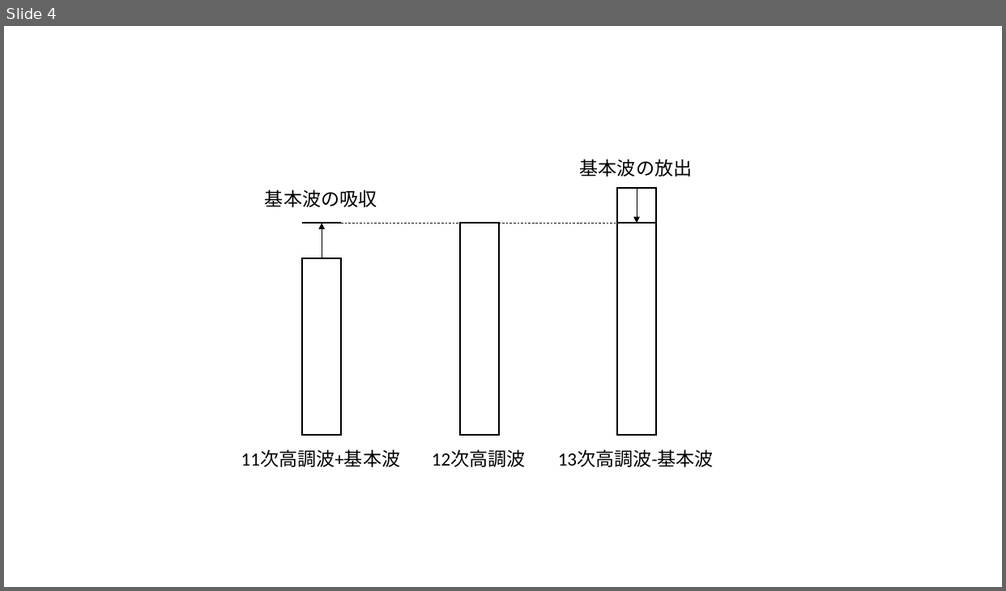
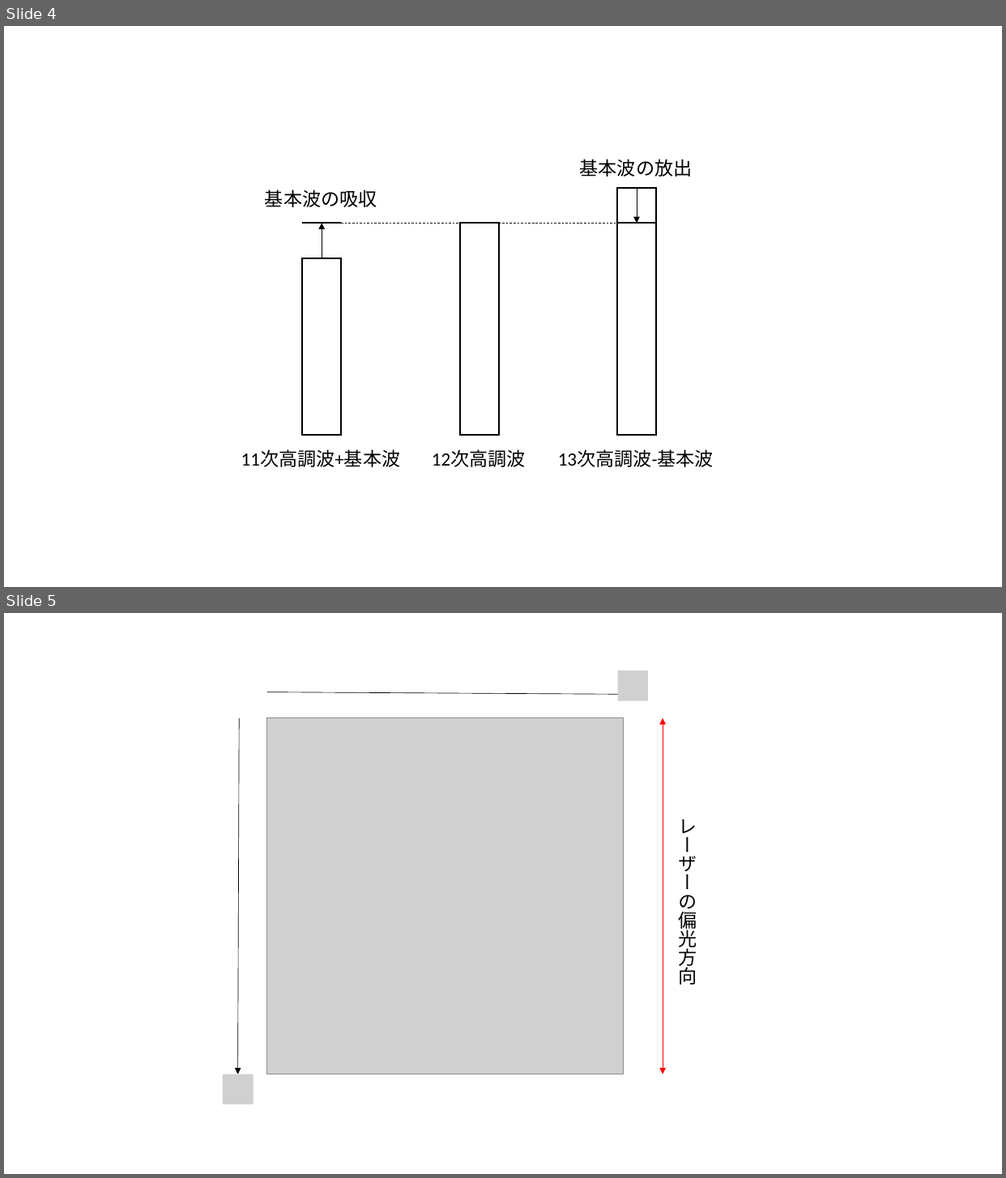
Before and after one commit to Appelingo/Data_Analyze, a slide deck: 図/使用した光学系.pptx. Shown one above the other, each under a label of ours: slide 4 before the commit, slides 4 and 5 after it. The pictures are 1006x591 and 1006x1178 pixels, drawn with LibreOffice and Linux fonts; fonts in the diff are those of the drawing; grey boxes stand for pictures. Boxes give left, top, right and bottom in pixels: in the first picture for what was removed or moved away, otherwise in the second. Text is boxed around its words. In the diff, an @@ line names an element or a change of style, - is before the commit and + after.

```diff
--- a/図/使用した光学系.pptx
+++ b/図/使用した光学系.pptx
@@ slide 5 added at [4,613,1002,1174], background #FFFFFF @@
@@ picture added at [618,671,648,700] @@
@@ arrow added from (266, 692) to (625, 695), #000000 0.5 pt @@
@@ arrow added from (239, 718) to (237, 1074), #000000 0.5 pt @@
@@ picture added at [267,718,624,1075] @@
@@ double arrow added from (663, 718) to (663, 1074), #FF0000 0.5 pt @@
@@ text added at [678,820,697,985], 18 pt, text #000000 @@
+レーザーの偏光方向
@@ picture added at [223,1074,253,1104] @@
```
Also in this commit, not shown: 2 other slides added, 20 other files.
